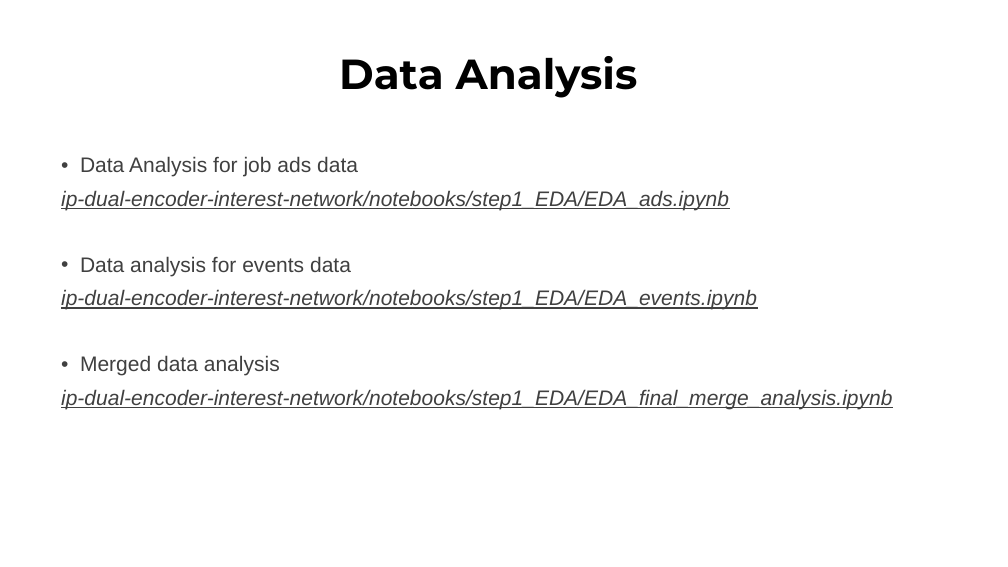
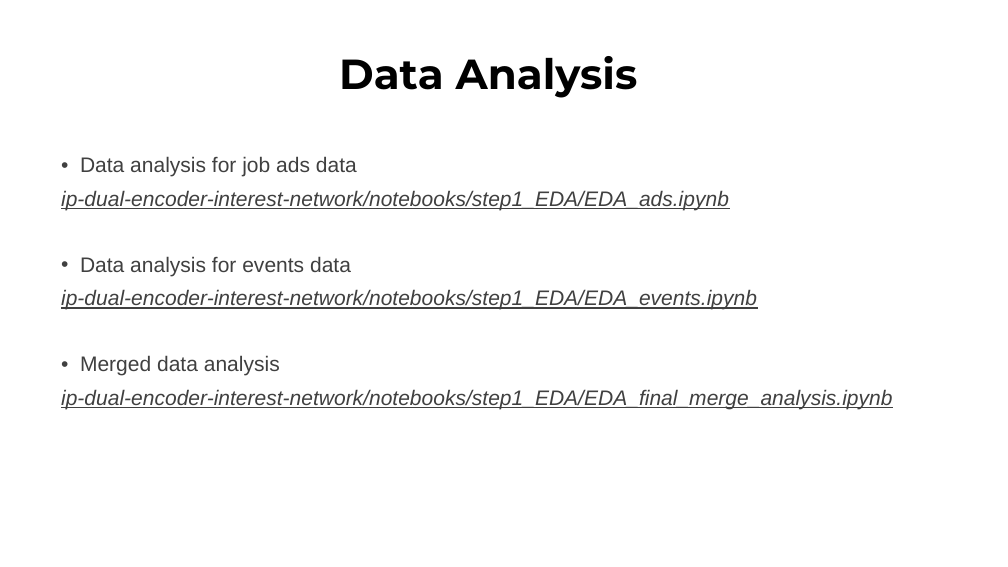
Before and after one commit to CyberPlayerOne/ip-dual-encoder-interest-network, a slide deck: slide 3 of slides/Presentation1.pptx. Drawn at 1008x567 pixels with LibreOffice and Linux fonts; fonts in the diff are those of the drawing. Boxes give left, top, right and bottom in pixels: in the first picture for what was removed or moved away, otherwise in the second. Text is boxed around its words. In the diff, an @@ line names an element or a change of style, - is before the commit and + after.

```diff
--- a/slides/Presentation1.pptx
+++ b/slides/Presentation1.pptx
@@ text at (80, 156, 357, 177): text changed @@
-• Data Analysis for job ads data
+• Data analysis for job ads data
```
Also in this commit, not shown: 14 other slides changed.
